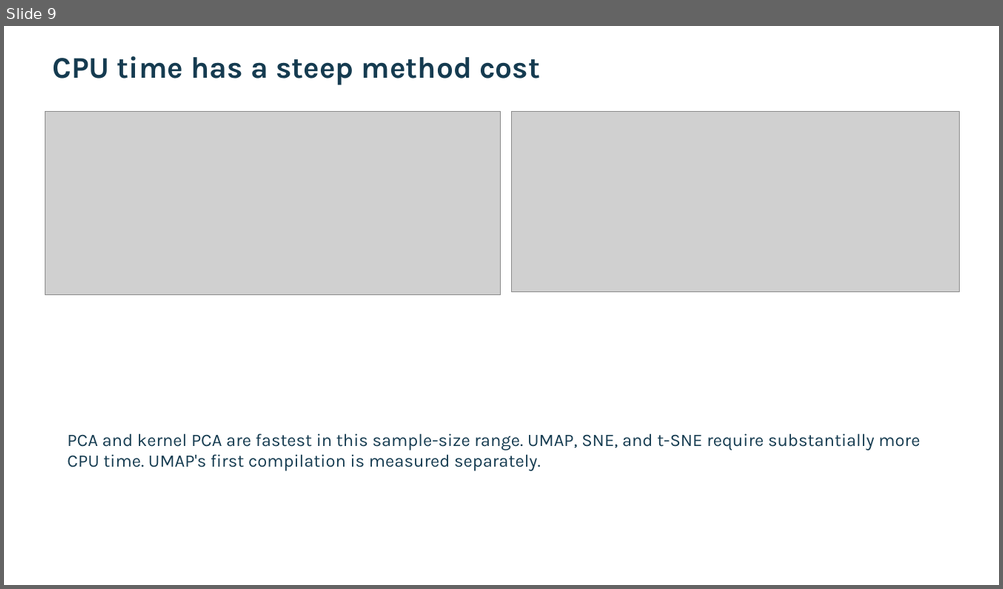
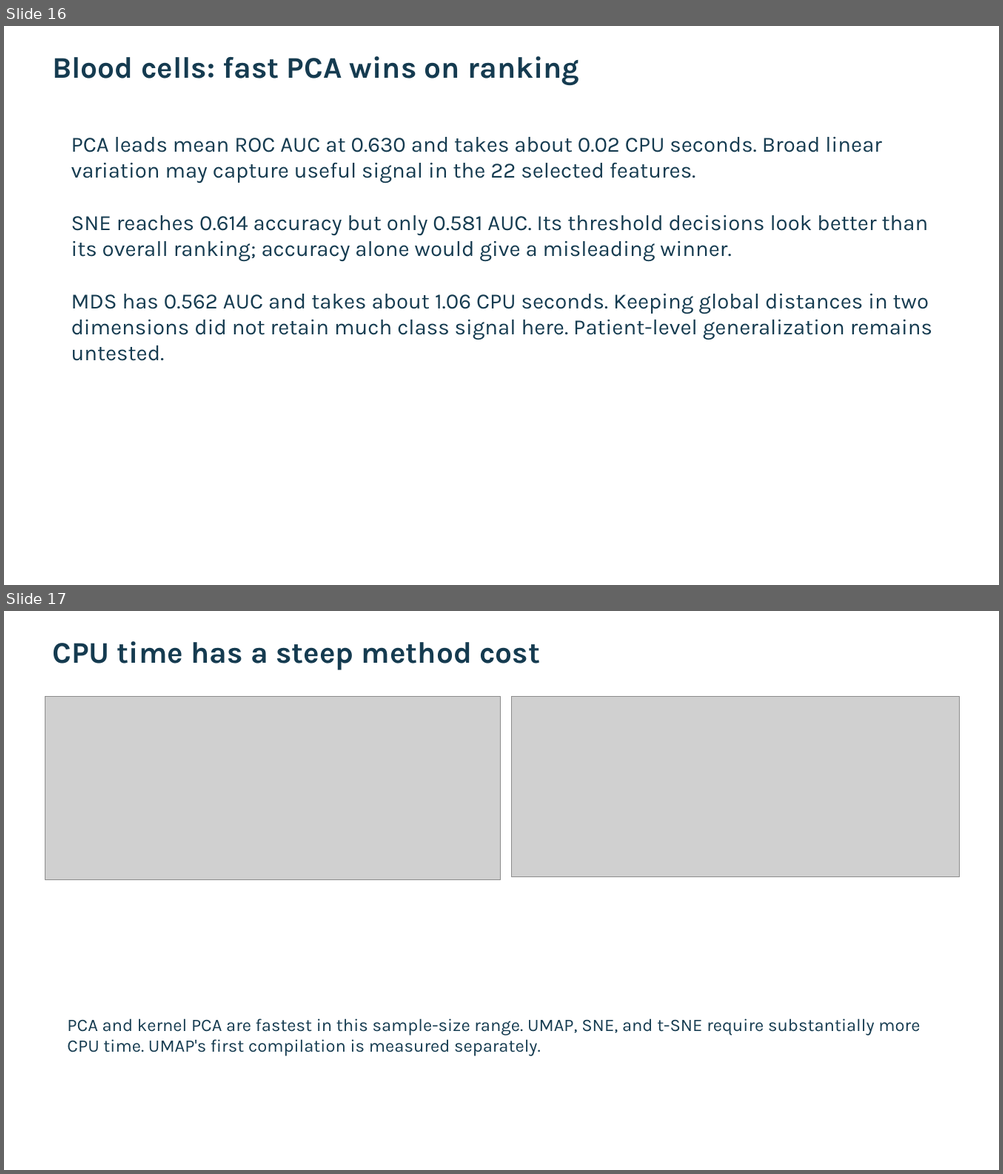
Before and after one commit to Gamila-Elfayoumi/comparing-classification-methods, a slide deck: deliverables/AML_presentation.pptx. Shown one above the other, each under a label of ours: slide 9 before the commit, slides 16 and 17 after it. The pictures are 1003x589 and 1003x1174 pixels, drawn with LibreOffice and Linux fonts; fonts in the diff are those of the drawing; grey boxes stand for pictures. Boxes give left, top, right and bottom in pixels: in the first picture for what was removed or moved away, otherwise in the second. Text is boxed around its words. In the diff, an @@ line names an element or a change of style, - is before the commit and + after.

```diff
--- a/deliverables/AML_presentation.pptx
+++ b/deliverables/AML_presentation.pptx
@@ slide 16 added at (x1=4, y1=26, x2=999, y2=585), background #FFFFFF @@
@@ text added at (x1=52, y1=56, x2=579, y2=86), 29 pt, text #153B50, bold @@
+Blood cells: fast PCA wins on ranking
@@ text added at (x1=71, y1=137, x2=932, y2=361), 21 pt, text #153B50 @@
+PCA leads mean ROC AUC at 0.630 and takes about 0.02 CPU seconds. Broad linear variation may capture useful signal in the 22 selected features.
+SNE reaches 0.614 accuracy but only 0.581 AUC. Its threshold decisions look better than its overall ranking; accuracy alone would give a misleading winner.
+MDS has 0.562 AUC and takes about 1.06 CPU seconds. Keeping global distances in two dimensions did not retain much class signal here. Patient-level generalization remains untested.
@@ what was slide 9 is now slide 17 @@
```
Also in this commit, not shown: 10 other slides added, 2 other files.
